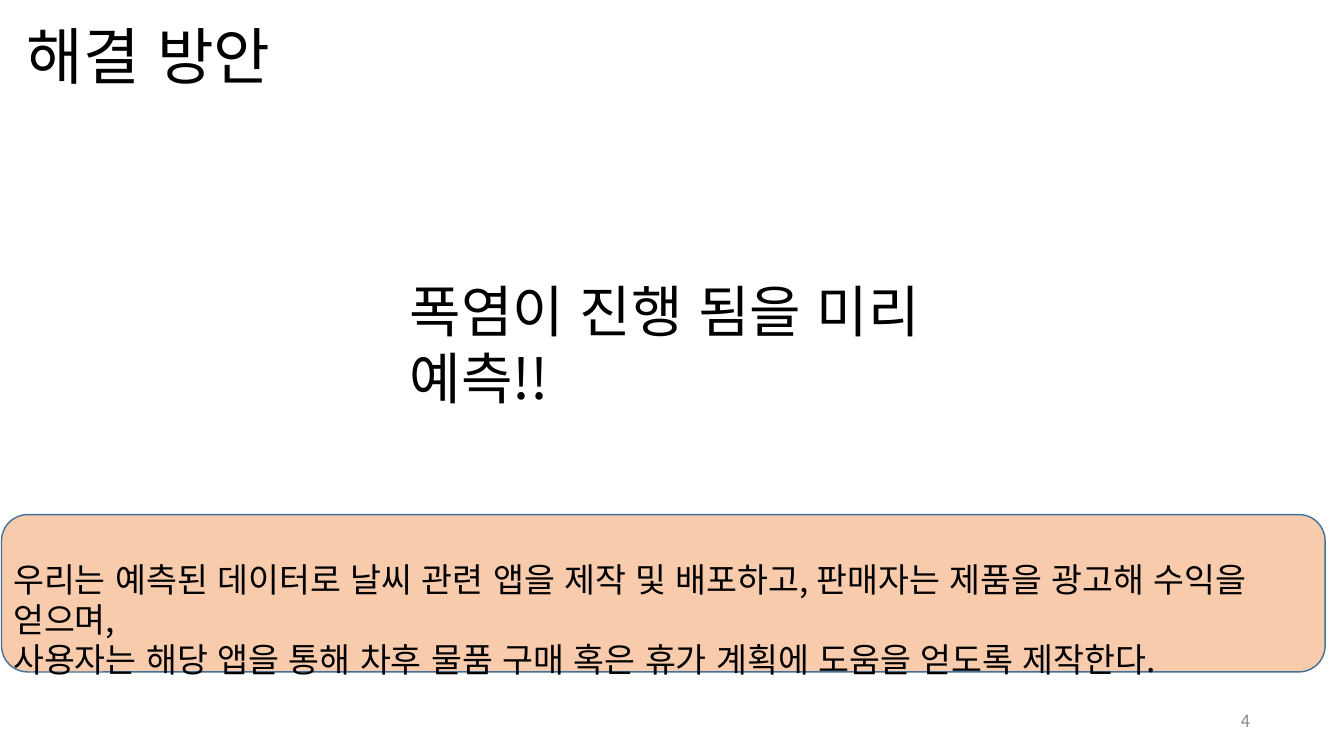
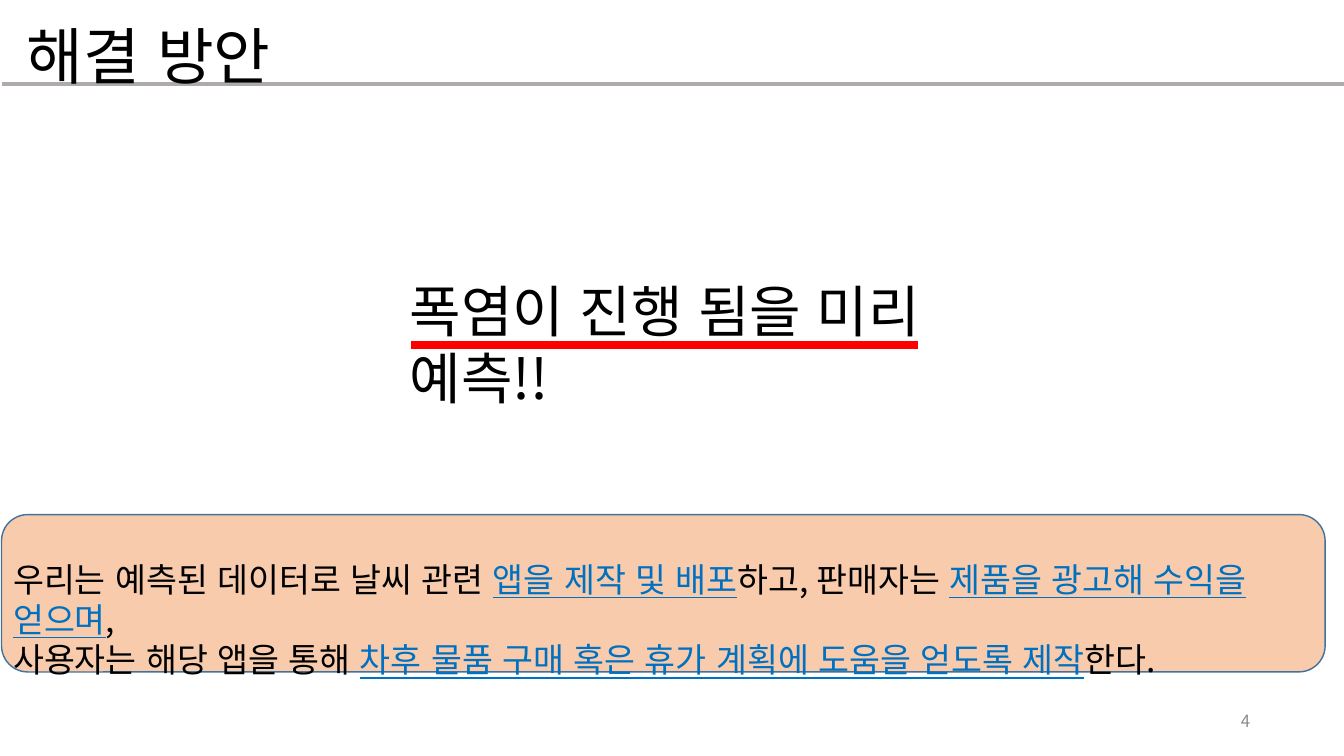
Before and after one commit to devsungmin/-Competition, a slide deck: slide 4 of 기상데이터분석 인공지능활용 창업경진대회 /결승전 준비/대전지역 폭염 예측 기술 _해와 달 사이 그대(선문대)_결승전.pptx. Drawn at 1344x756 pixels with LibreOffice and Linux fonts; fonts in the diff are those of the drawing. Boxes give left, top, right and bottom in pixels: in the first picture for what was removed or moved away, otherwise in the second. Text is boxed around its words. In the diff, an @@ line names an element or a change of style, - is before the commit and + after.

```diff
--- a/기상데이터분석 인공지능활용 창업경진대회 /결승전 준비/대전지역 폭염 예측 기술 _해와 달 사이 그대(선문대)_결승전.pptx
+++ b/기상데이터분석 인공지능활용 창업경진대회 /결승전 준비/대전지역 폭염 예측 기술 _해와 달 사이 그대(선문대)_결승전.pptx
@@ line added from (2, 84) to (1344, 84), #AFABAB 2.25 pt @@
@@ line added from (415, 346) to (913, 346), #FF0000 6 pt @@
@@ text "우리는 예측된 데이터로 날씨 관련 ..." at (x1=13, y1=564, x2=1247, y2=682): text colour #000000 to #0070C0, underline on in "앱을 제작 및 배포하고, 제품을 광고해 수익을 ...", "차후 물품 구매 혹은 휴가 계획에 도움을 ..." @@
```
Also in this commit, not shown: 9 other slides changed, 1 other file.
